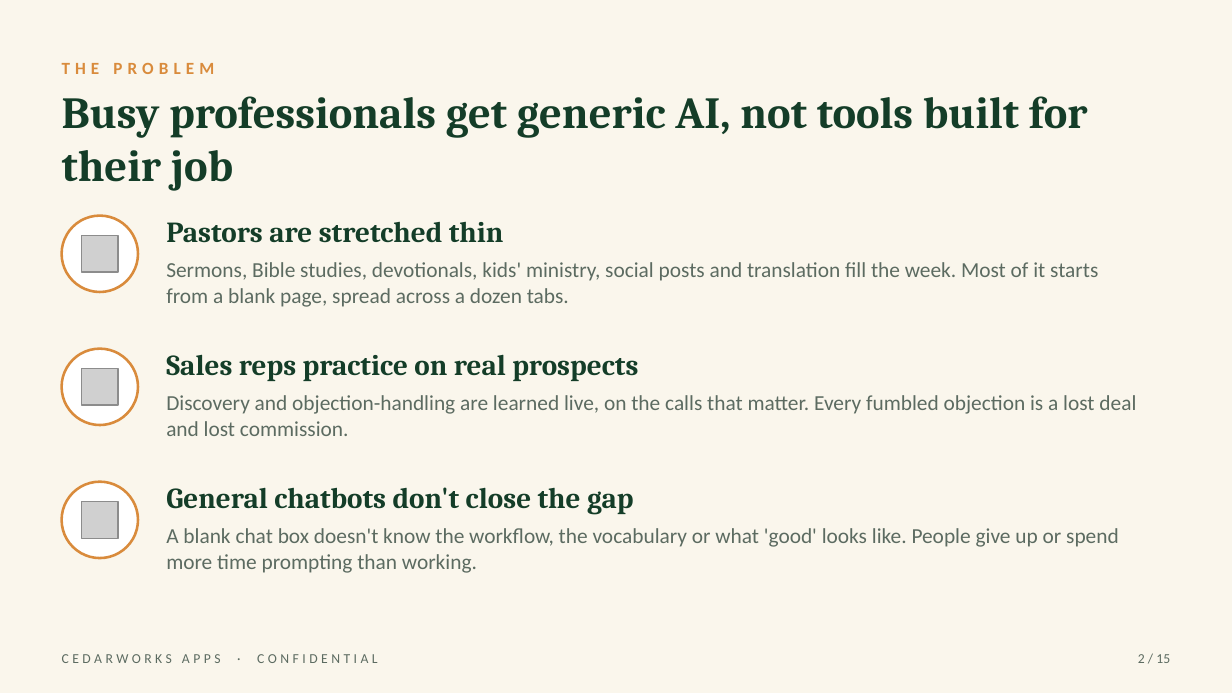
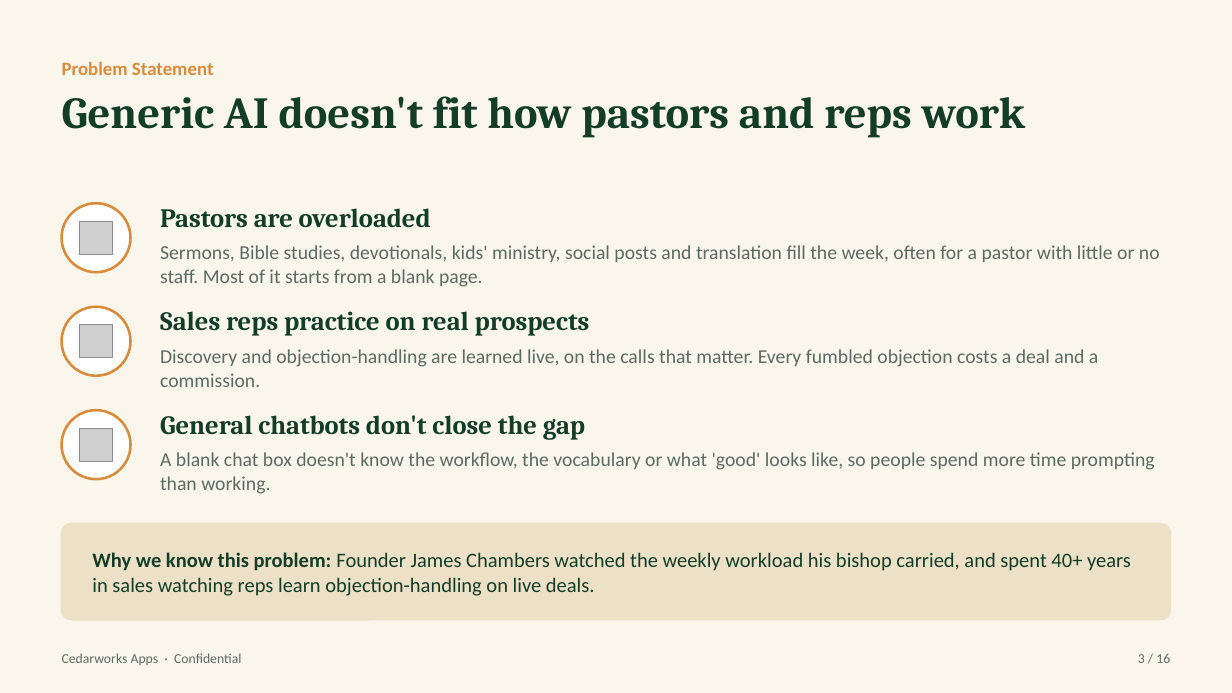
Before and after one commit to Pastorai1/Cedarworksapps, a slide deck: slide 3 of pitch-deck/Cedarworks-Apps-Pitch-Deck.pptx (slide 2 before the commit). Drawn at 1232x693 pixels with LibreOffice and Linux fonts; fonts in the diff are those of the drawing; grey boxes stand for pictures. Boxes give left, top, right and bottom in pixels: in the first picture for what was removed or moved away, otherwise in the second. Text is boxed around its words. In the diff, an @@ line names an element or a change of style, - is before the commit and + after.

```diff
--- a/pitch-deck/Cedarworks-Apps-Pitch-Deck.pptx
+++ b/pitch-deck/Cedarworks-Apps-Pitch-Deck.pptx
@@ text at [62,62,214,75]: text changed; size 10 to 11 pt @@
-THE PROBLEM
+Problem Statement
@@ text at [62,96,1025,138]: text changed @@
-Busy professionals get generic AI, not tools built for their job
+Generic AI doesn't fit how pastors and reps work
@@ ellipse: place and size @@
-ellipse at [62,216,138,292]
+ellipse at [62,203,131,272]
@@ text at [160,208,431,228]: text changed; size 17 to 15.5 pt @@
-Pastors are stretched thin
+Pastors are overloaded
@@ picture: place and size @@
-picture at [81,235,118,272]
+picture at [80,222,113,255]
@@ text at [160,245,1160,287]: text changed; size 12.5 to 11.5 pt @@
-Sermons, Bible studies, devotionals, kids' ministry, social posts and translation fill the week. Most of it starts from a blank page, spread across a dozen tabs.
+Sermons, Bible studies, devotionals, kids' ministry, social posts and translation fill the week, often for a pastor with little or no staff. Most of it starts from a blank page.
@@ ellipse: place and size @@
-ellipse at [62,349,138,425]
+ellipse at [62,307,131,376]
@@ picture: place and size @@
-picture at [81,368,118,405]
+picture at [80,325,113,359]
@@ text "Sales reps practice on real ...": place and size @@
-text "Sales reps practice on real ..." at [166,354,638,381]
+text "Sales reps practice on real ..." at [160,311,590,336]
@@ text "Sales reps practice on real ..." at [160,311,590,336]: size 17 to 15.5 pt @@
@@ text at [160,349,1098,387]: text changed; size 12.5 to 11.5 pt @@
-Discovery and objection-handling are learned live, on the calls that matter. Every fumbled objection is a lost deal and lost commission.
+Discovery and objection-handling are learned live, on the calls that matter. Every fumbled objection costs a deal and a commission.
@@ ellipse: place and size @@
-ellipse at [62,482,138,558]
+ellipse at [62,410,131,479]
@@ text "General chatbots don't close the ..." at [160,415,585,439]: size 17 to 15.5 pt @@
@@ text "General chatbots don't close the ...": place and size @@
-text "General chatbots don't close the ..." at [166,487,634,515]
+text "General chatbots don't close the ..." at [160,415,585,439]
@@ picture: place and size @@
-picture at [81,501,118,538]
+picture at [80,429,113,462]
@@ text at [160,452,1155,494]: text changed; size 12.5 to 11.5 pt @@
-A blank chat box doesn't know the workflow, the vocabulary or what 'good' looks like. People give up or spend more time prompting than working.
+A blank chat box doesn't know the workflow, the vocabulary or what 'good' looks like, so people spend more time prompting than working.
@@ rounded rectangle added at [62,524,1170,620], fill #ECE1C7, outline #ECE1C7 1 pt @@
@@ text added at [92,552,1131,596], 12 pt, text #143D28 @@
+Why we know this problem: Founder James Chambers watched the weekly workload his bishop carried, and spent 40+ years in sales watching reps learn objection-handling on live deals.
@@ text at [62,653,241,665]: text changed @@
-CEDARWORKS APPS · CONFIDENTIAL
+Cedarworks Apps · Confidential
@@ text at [1138,654,1170,663]: text changed @@
-2 / 15
+3 / 16
```
Also in this commit, not shown: 11 other slides changed, 4 slides added, 3 slides removed, 3 other files.
